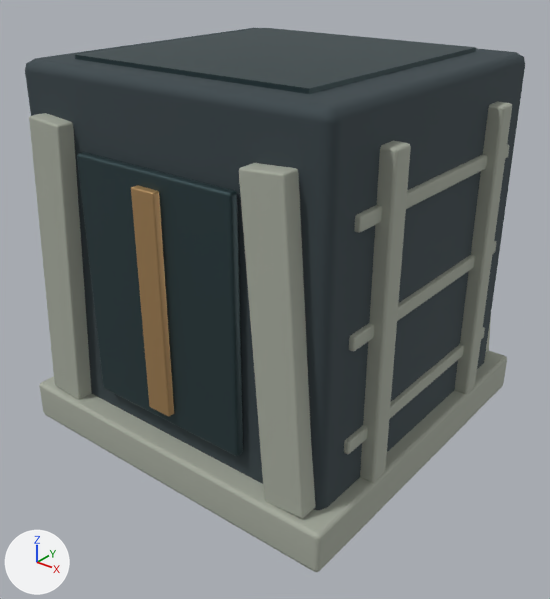
Two versions of the Blender file tools/godot-campaign/structure-art/blend/gate-base-1.blend, one commit apart.
The view is the same before and after, from a 50 mm camera at (1.186, -1.508, 1.263) aimed at (0.028, -0.061, 0.366). Arrows for +X, +Y and +Z are at lower left; the lights stay in place. The picture after the commit comes second.

Objects in the first picture: 'gate_0', 'gate_1', 'gate_2', 'gate_3'.
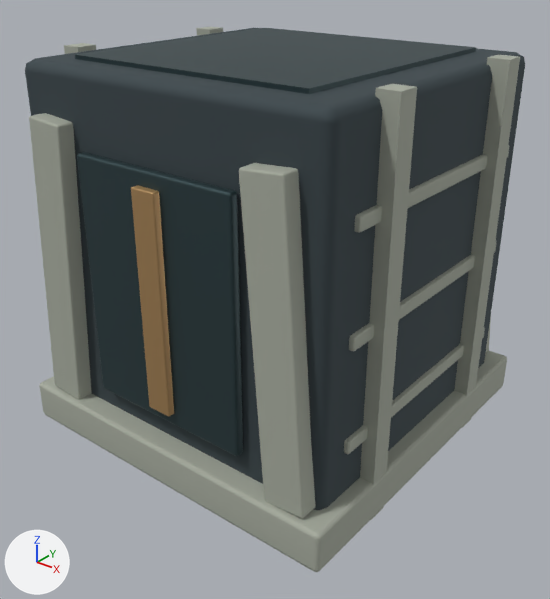
Edits to the scene script, one JSON object a line:
```json
{"block": "me_cube_002", "where": "# used by ob_gate_1; location = (0.0, 0.0, 0.0); rotation_euler = (1.571, 0.0, 0.0), in degrees (90, 0, 0)"}
{"op": "remove", "block": "me_cube_002", "code": "me_cube_002.from_pydata(...)  # 840 vertices, 810 faces; spans x -0.49..0.49, y 0.0..0.895, z -0.49..0.49"}
{"op": "add", "block": "me_cube_002", "code": "me_cube_002.from_pydata(...)  # 648 vertices, 618 faces; spans x -0.49..0.49, y 0.0..1.0, z -0.49..0.49"}
{"block": "me_cube_002", "change": "me_cube_002 part 1: a new loose piece, a box spanning x -0.487..-0.433, y 0.0..1.0, z -0.269..-0.211, in mat_gate_1 (grey #abb0a3)"}
{"block": "me_cube_002", "change": "me_cube_002 part 2: a new loose piece, a box spanning x -0.487..-0.433, y 0.0..1.0, z 0.211..0.269, in mat_gate_1 (grey #abb0a3)"}
{"block": "me_cube_002", "change": "me_cube_002 part 3: a new loose piece, a box spanning x 0.433..0.487, y 0.0..1.0, z -0.269..-0.211, in mat_gate_1 (grey #abb0a3)"}
{"block": "me_cube_002", "change": "me_cube_002 part 4: a new loose piece, a box spanning x 0.433..0.487, y 0.0..1.0, z 0.211..0.269, in mat_gate_1 (grey #abb0a3)"}
{"block": "me_cube_002", "change": "other edits to the shape of me_cube_002 do not show in these pictures"}
```

Pixel boxes [x1, y1, x2, y2] of what changed, in the pictures (550 x 599 px):
```json
{"object": "gate_1", "change": "reshaped", "before": [29, 102, 512, 572], "after": [29, 27, 520, 572], "on screen": "16% taller"}
{"part": 1, "of": "me_cube_002", "change": "added", "after": [196, 27, 223, 36]}
{"part": 2, "of": "me_cube_002", "change": "added", "after": [64, 43, 96, 54]}
{"part": 3, "of": "me_cube_002", "change": "added", "after": [454, 55, 520, 428]}
{"part": 4, "of": "me_cube_002", "change": "added", "after": [360, 84, 417, 520]}
```
